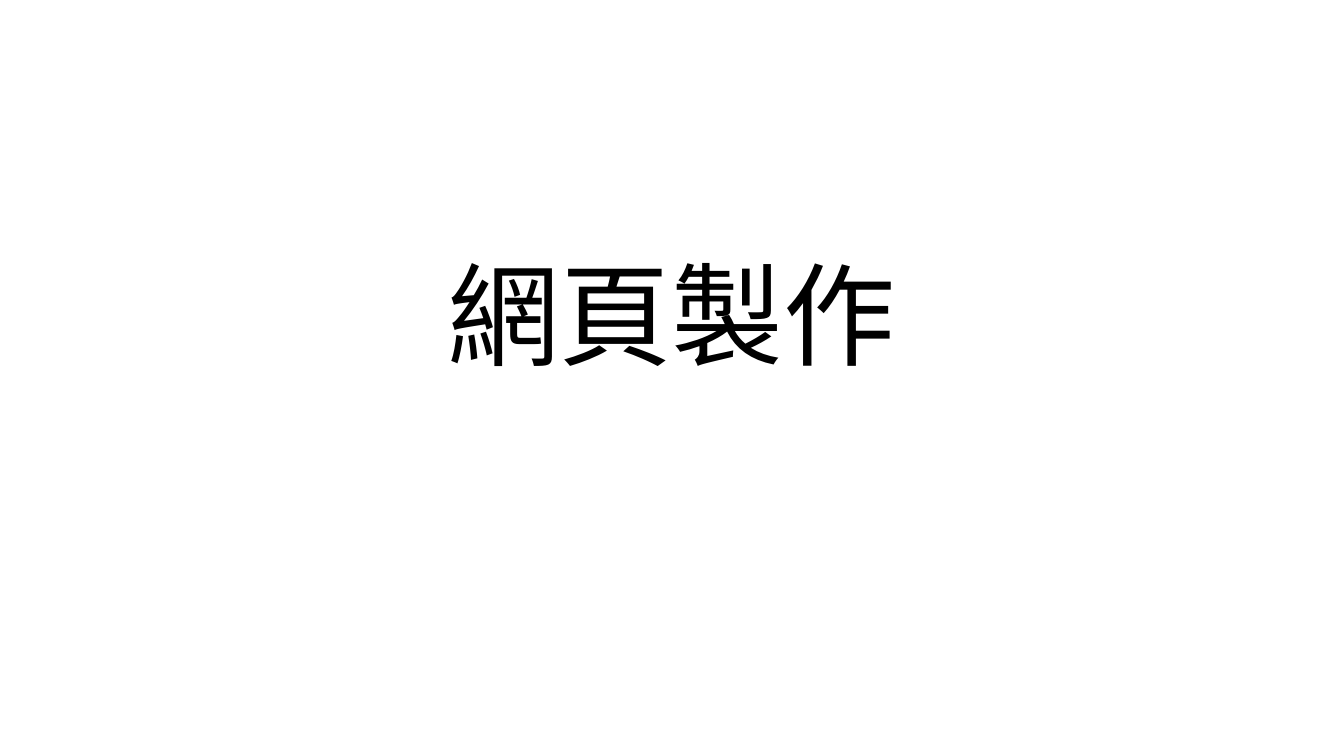
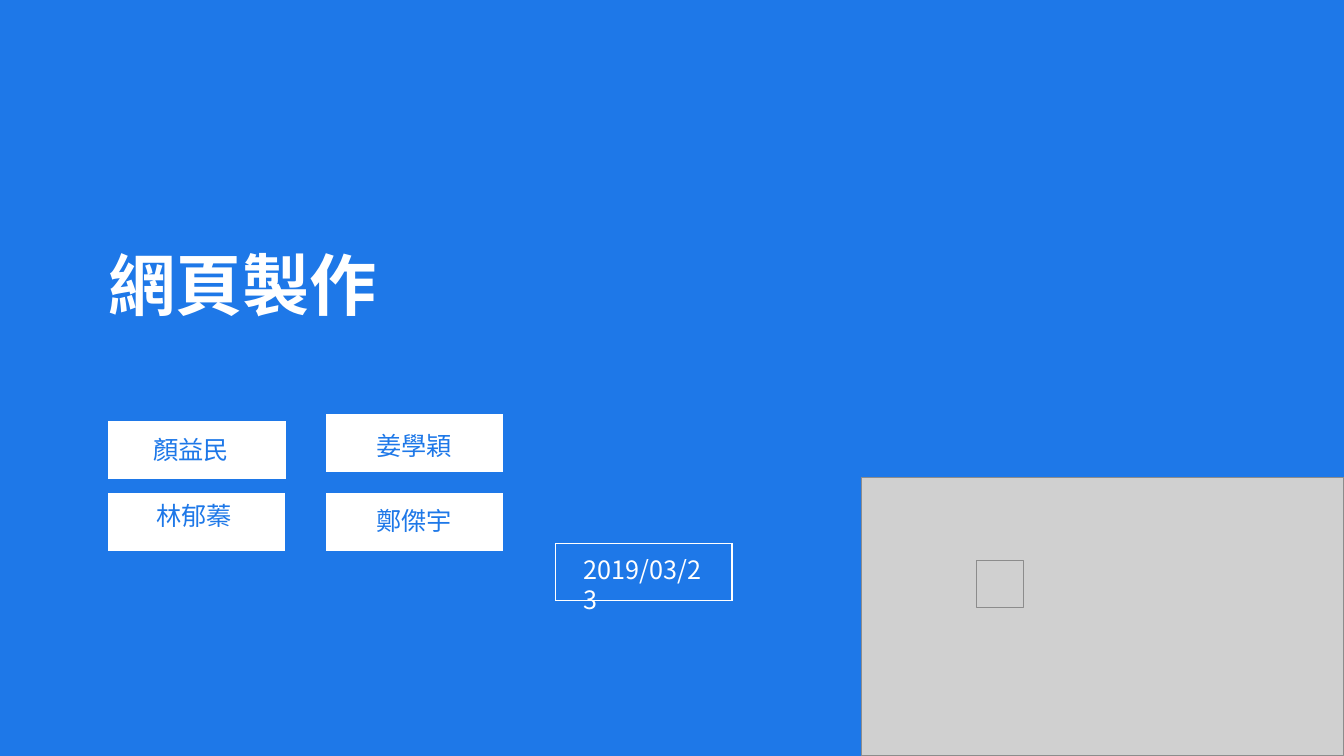
Before and after one commit to nozomi396/ntustFinalProject, a slide deck: slide 1 of 網頁製作PPT.pptx. Drawn at 1344x756 pixels with LibreOffice and Linux fonts; fonts in the diff are those of the drawing; grey boxes stand for pictures. Boxes give left, top, right and bottom in pixels: in the first picture for what was removed or moved away, otherwise in the second. Text is boxed around its words. In the diff, an @@ line names an element or a change of style, - is before the commit and + after.

```diff
--- a/網頁製作PPT.pptx
+++ b/網頁製作PPT.pptx
@@ rectangle added at (0, 0, 1344, 756), fill #1E78E8 @@
@@ text "網頁製作": place and size @@
-text "網頁製作" at (448, 263, 896, 366)
+text "網頁製作" at (108, 253, 377, 317)
@@ text "網頁製作" at (108, 253, 377, 317): size 80 to 48 pt, font Calibri to Noto Sans CJK SC, text colour #000000 to #FFFFFF, bold on; alignment centre to left; line spacing 0.9 to 1; vertical alignment bottom to top @@
@@ rectangle added at (327, 415, 503, 472), fill #FFFFFF, outline #FFFFFF 1 pt @@
@@ rectangle added at (109, 421, 285, 478), fill #FFFFFF, outline #FFFFFF 1 pt @@
@@ text added at (153, 438, 229, 461), 18 pt, text #1E78E8 @@
+顏益民
@@ text added at (376, 434, 452, 457), 18 pt, text #1E78E8 @@
+姜學穎
@@ picture added at (862, 478, 1344, 756) @@
@@ rectangle added at (108, 494, 284, 551), fill #FFFFFF, outline #FFFFFF 1 pt @@
@@ text added at (156, 503, 232, 527), 18 pt, text #1E78E8 @@
+林郁蓁
@@ rectangle added at (327, 494, 503, 551), fill #FFFFFF, outline #FFFFFF 1 pt @@
@@ text added at (376, 509, 452, 532), 18 pt, text #1E78E8 @@
+鄭傑宇
@@ rectangle added at (556, 543, 732, 600), outline #FFFFFF 1 pt @@
@@ text added at (583, 559, 701, 584), 18 pt, text #FFFFFF @@
+2019/03/23
@@ picture added at (977, 561, 1024, 608) @@
```
Also in this commit, not shown: 10 slides added, 5 slides removed.
